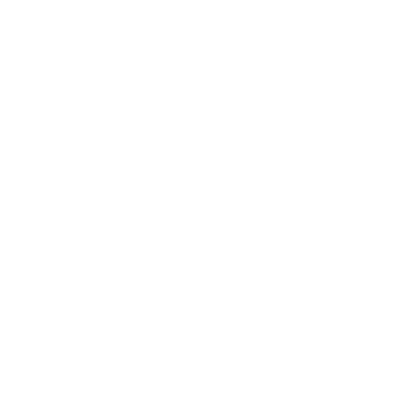
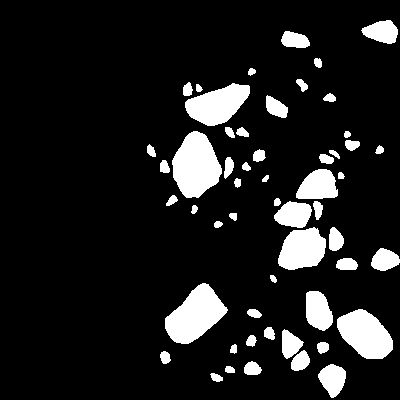
Before/after of a 400×400 layered artwork. What changed in the layer stack:
added layer "ice floes" (1st of 2) above "landfast" over (x1=0, y1=0, x2=400, y2=400)
added layer "landfast" above "landmask" over (x1=0, y1=0, x2=400, y2=400)
painted on "landfast ice" over (x1=0, y1=0, x2=153, y2=400)
painted on "ice floes" (2nd of 2) over (x1=147, y1=20, x2=400, y2=398)
added layer "Layer 1" above "Background" over (x1=0, y1=0, x2=400, y2=400)
